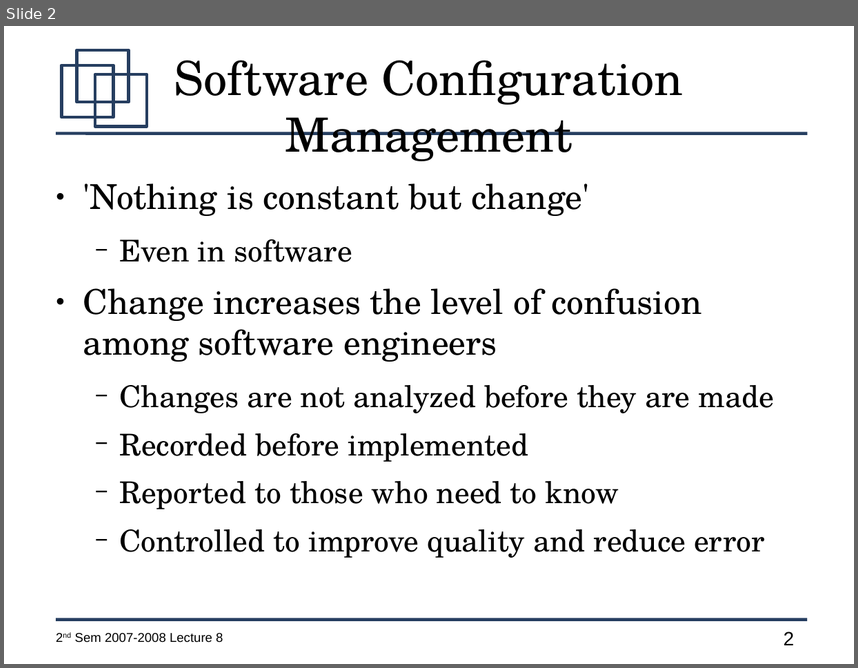
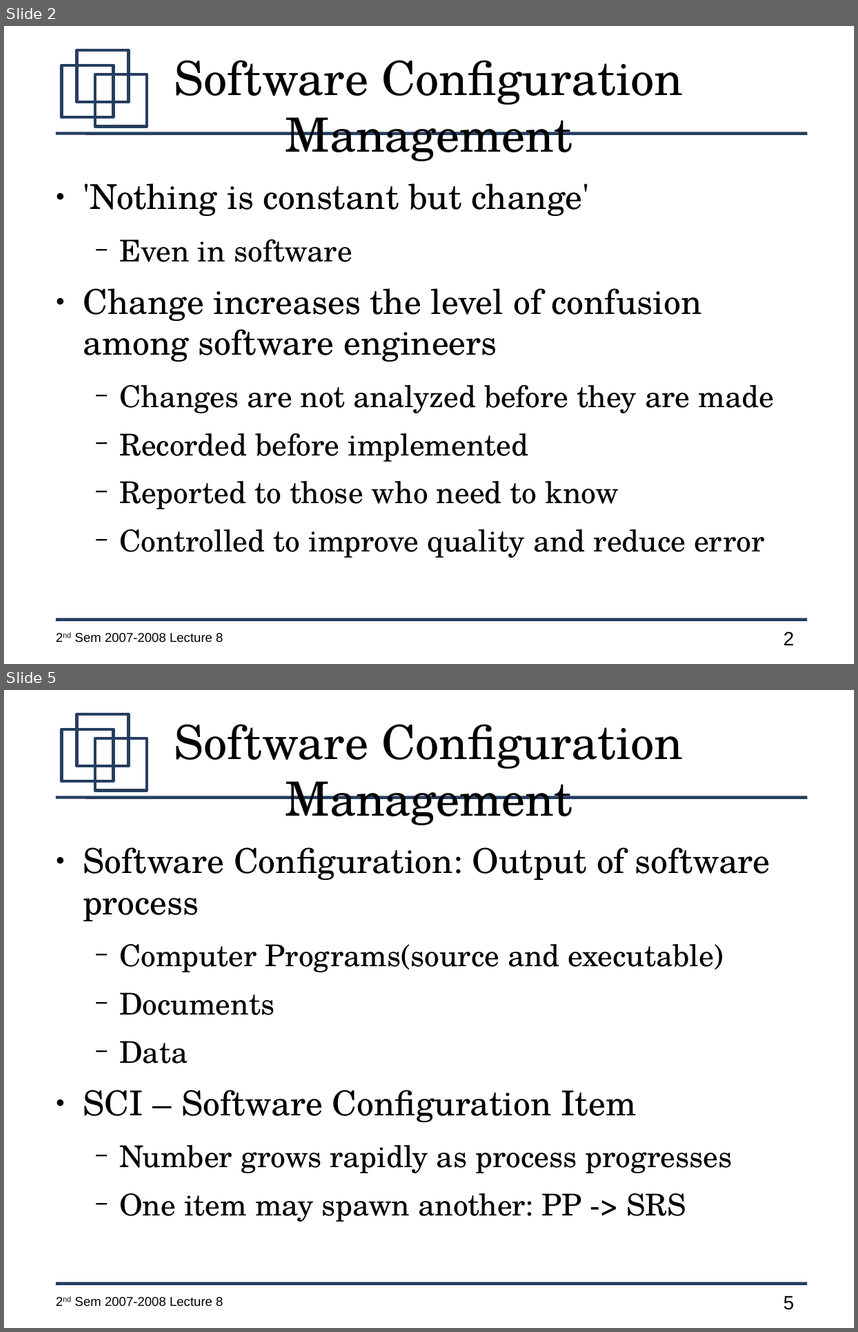
Before and after one commit to jachermocilla/jach-homepage, a slide deck: CMSC128-2nd-Sem-2007-L8.odp. Shown one above the other, each under a label of ours: slide 2 before the commit, slides 2 and 5 after it; the slides between them are not shown. The pictures are 858x668 and 858x1332 pixels, drawn with LibreOffice and Linux fonts; fonts in the diff are those of the drawing. Boxes give left, top, right and bottom in pixels: in the first picture for what was removed or moved away, otherwise in the second. Text is boxed around its words. In the diff, an @@ line names an element or a change of style, - is before the commit and + after.

```diff
--- a/CMSC128-2nd-Sem-2007-L8.odp
+++ b/CMSC128-2nd-Sem-2007-L8.odp
@@ slide 5 added at box(4, 690, 854, 1328), background #FFFFFF; not listed: 7 template elements that a slide beside it also shows @@
@@ title added at box(174, 724, 683, 825), 44 pt, text #000000 @@
+Software Configuration Management
@@ text added at box(83, 847, 771, 1221), 28 pt, text #000000 @@
+● Software Configuration: Output of software process
+  − Computer Programs(source and executable)
+  − Documents
+  − Data
+● SCI – Software Configuration Item
+  − Number grows rapidly as process progresses
+  − One item may spawn another: PP -> SRS
```
Also in this commit, not shown: 2 slides changed, 19 other slides added, 1 slide removed.
